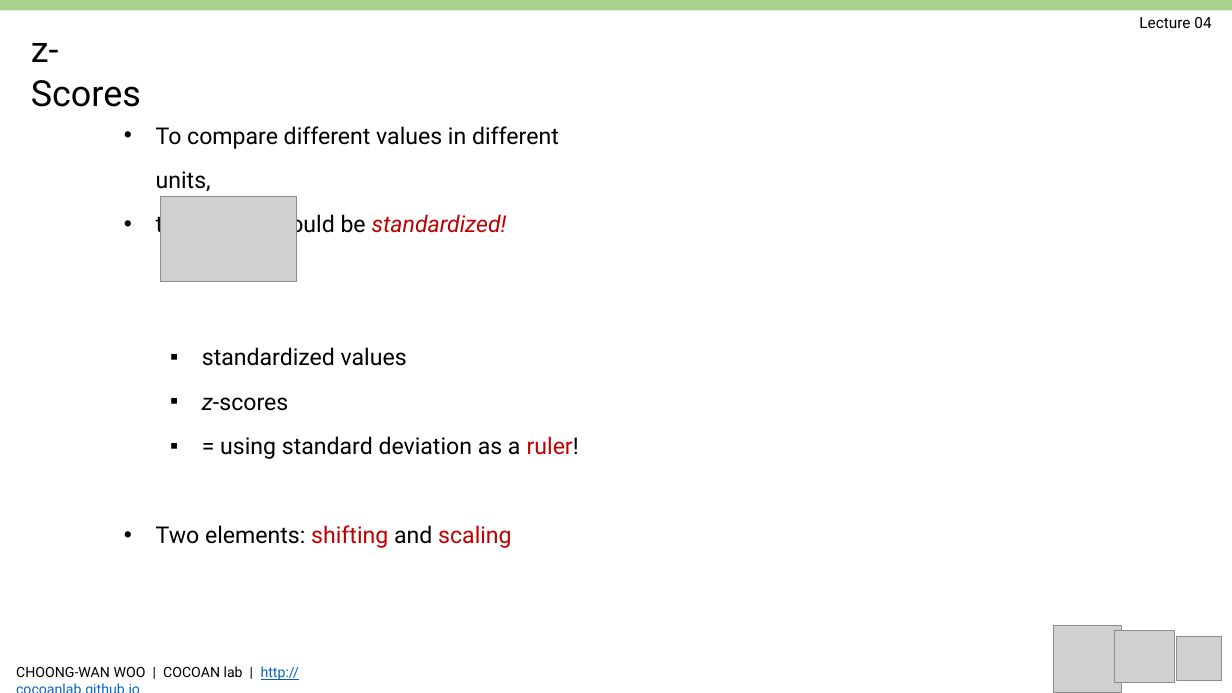
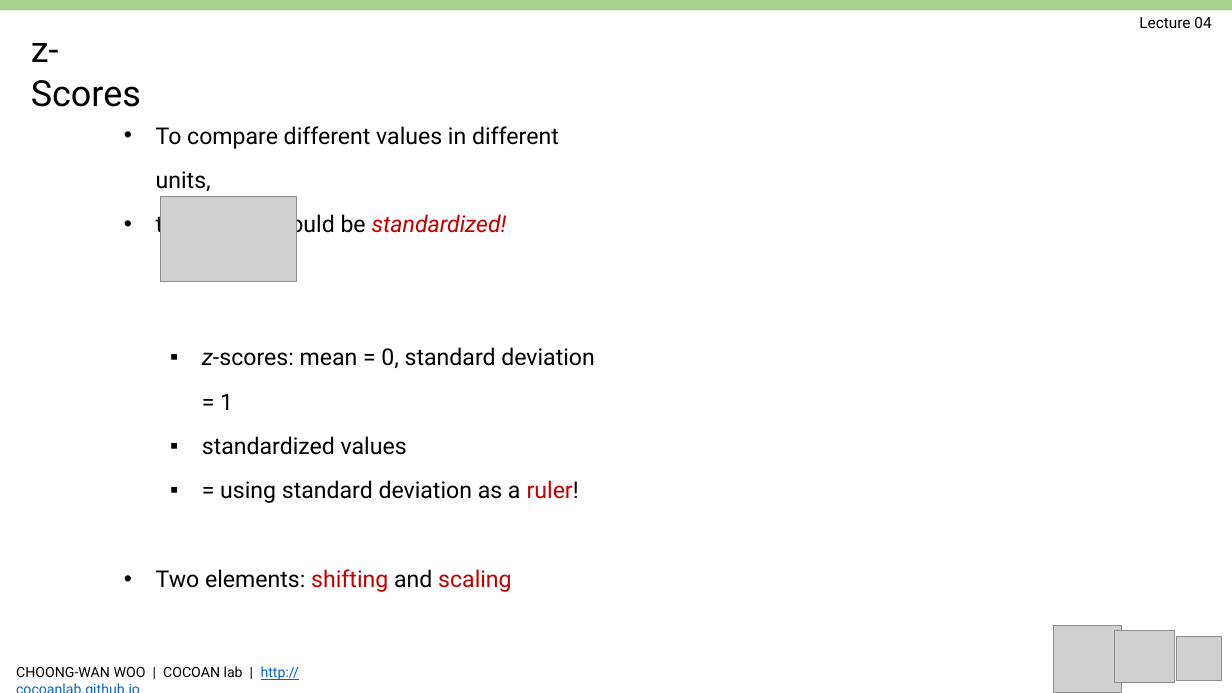
Before and after one commit to jun-hyeok/GBE3037-41_BME-Probability-and-Stability_2019Spring, a slide deck: slide 9 of slides/Woo_GBE3037_L04.pptx (slide 10 before the commit). Drawn at 1232x693 pixels with LibreOffice and Linux fonts; fonts in the diff are those of the drawing; grey boxes stand for pictures. Boxes give left, top, right and bottom in pixels: in the first picture for what was removed or moved away, otherwise in the second. Text is boxed around its words. In the diff, an @@ line names an element or a change of style, - is before the commit and + after.

```diff
--- a/slides/Woo_GBE3037_L04.pptx
+++ b/slides/Woo_GBE3037_L04.pptx
@@ text at [202, 347, 595, 410]: paragraph added @@
+  ▪ z-scores: mean = 0, standard deviation = 1
@@ text at [202, 397, 288, 411]: paragraph removed @@
-  ▪ z-scores
```
Also in this commit, not shown: 7 other slides changed, 2 slides removed, 3 other files.
